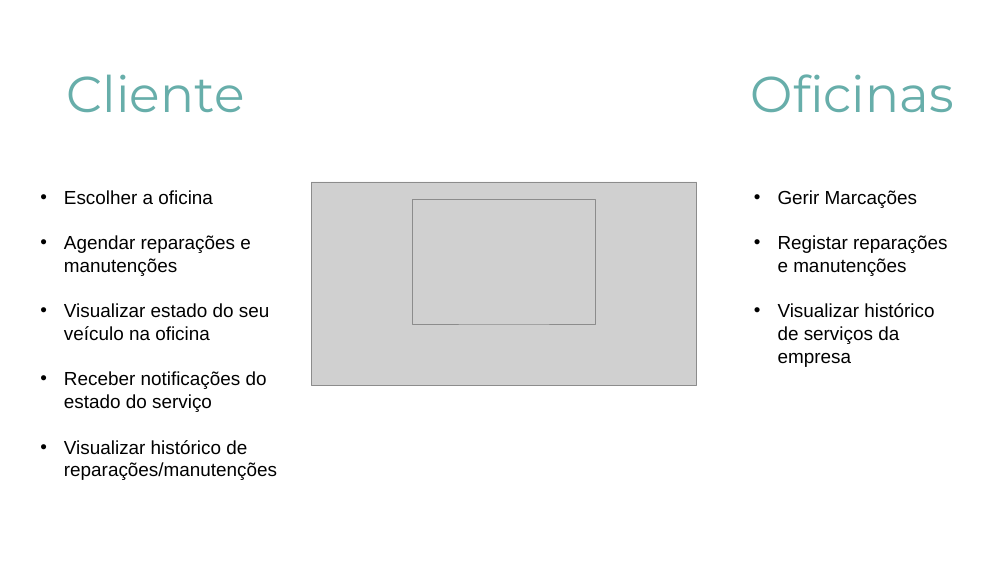
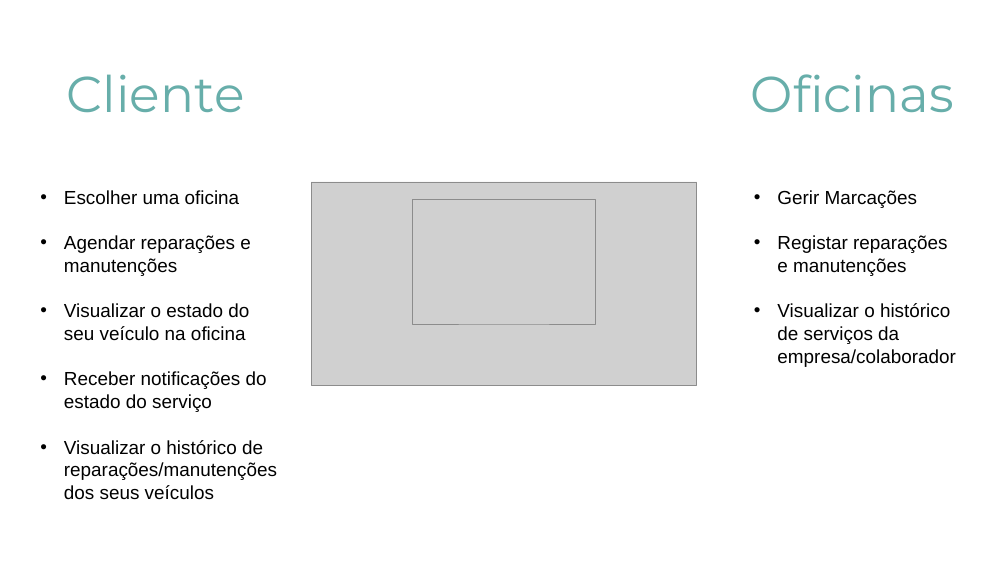
Before and after one commit to DiogoRCP/PSI_PROJETO_ADG, a slide deck: slide 4 of doc/PSI-Apresentação de Projeto Final 2.pptx. Drawn at 1008x567 pixels with LibreOffice and Linux fonts; fonts in the diff are those of the drawing; grey boxes stand for pictures. Boxes give left, top, right and bottom in pixels: in the first picture for what was removed or moved away, otherwise in the second. Text is boxed around its words. In the diff, an @@ line names an element or a change of style, - is before the commit and + after.

```diff
--- a/doc/PSI-Apresentação de Projeto Final 2.pptx
+++ b/doc/PSI-Apresentação de Projeto Final 2.pptx
@@ text at <box>64,190,240,205</box>: text changed @@
-• Escolher a oficina
+• Escolher uma oficina
@@ text at <box>64,303,249,341</box>: text changed @@
-• Visualizar estado do seu veículo na oficina
+• Visualizar o estado do seu veículo na oficina
@@ text at <box>777,303,956,367</box>: text changed @@
-• Visualizar histórico de serviços da empresa
+• Visualizar o histórico de serviços da empresa/colaborador
@@ text at <box>64,440,277,500</box>: text changed @@
-• Visualizar histórico de reparações/manutenções
+• Visualizar o histórico de reparações/manutenções dos seus veículos
```
Also in this commit, not shown: 3 other slides changed.
